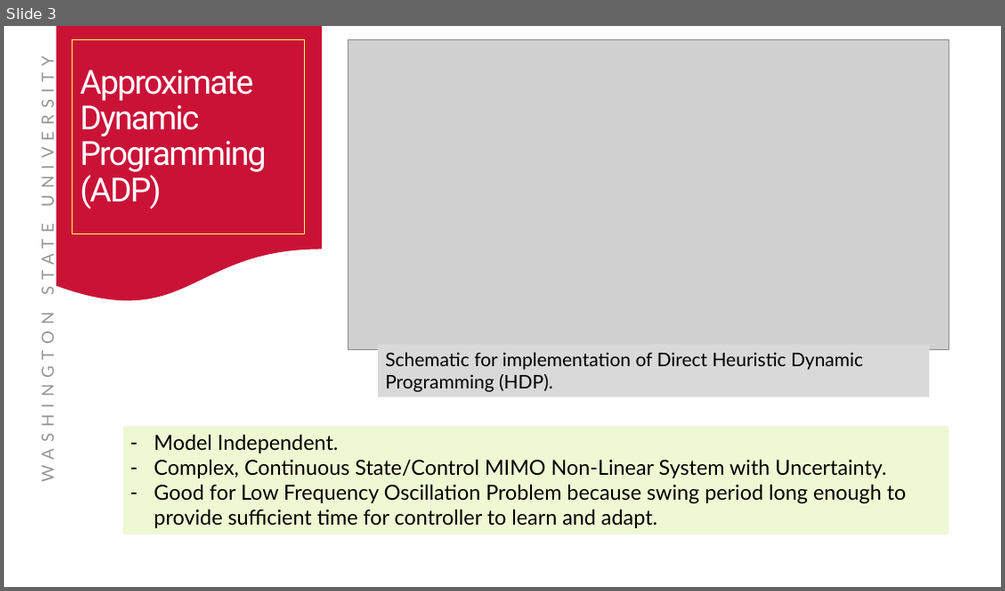
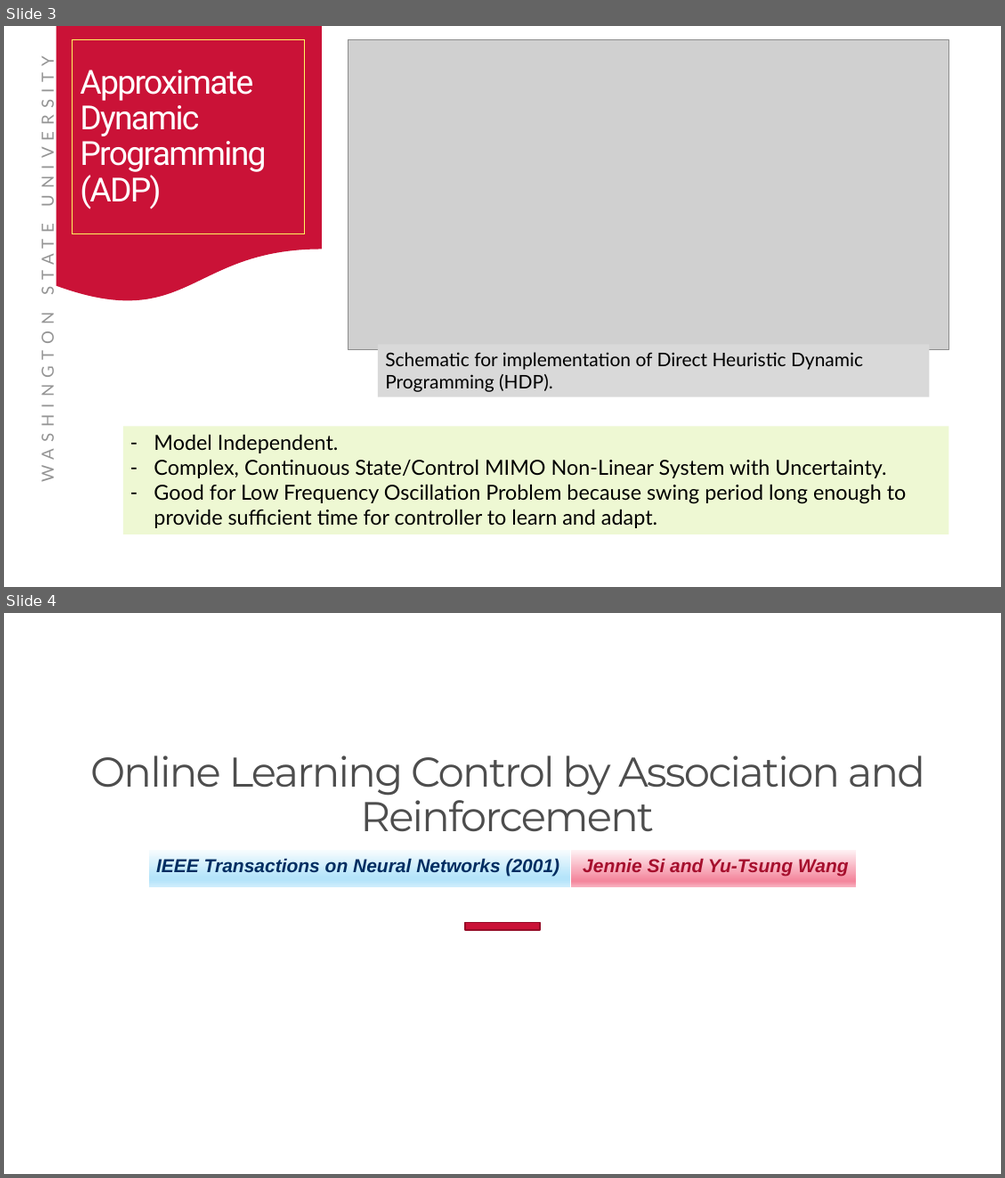
Before and after one commit to Realife-Brahmin/structured_courses, a slide deck: ee523/evaluation/p/ee523_project_presentation_aryan_ritwajeet_jha.pptx. Shown one above the other, each under a label of ours: slide 3 before the commit, slides 3 and 4 after it. The pictures are 1005x591 and 1005x1178 pixels, drawn with LibreOffice and Linux fonts; fonts in the diff are those of the drawing; grey boxes stand for pictures; background and template pictures are left out. Boxes give left, top, right and bottom in pixels: in the first picture for what was removed or moved away, otherwise in the second. Text is boxed around its words. In the diff, an @@ line names an element or a change of style, - is before the commit and + after.

```diff
--- a/ee523/evaluation/p/ee523_project_presentation_aryan_ritwajeet_jha.pptx
+++ b/ee523/evaluation/p/ee523_project_presentation_aryan_ritwajeet_jha.pptx
@@ slide 4 added at bbox=[4, 613, 1001, 1174], background #FFFFFF @@
@@ title added at bbox=[90, 755, 925, 831], 40 pt, text #4D4D4D @@
+Online Learning Control by Association and Reinforcement
@@ rectangle added at bbox=[149, 850, 571, 887], fill gradient #F7FCFE to #B5E4FB to #CEEDFC, 18 pt, text #002D61, bold, italic @@
+IEEE Transactions on Neural Networks (2001)
@@ rectangle added at bbox=[571, 850, 857, 887], fill gradient #FEF2F4 to #F4879D to #F8AFBE, 18 pt, text #A60F2D, bold, italic @@
+Jennie Si and Yu-Tsung Wang
@@ rectangle added at bbox=[465, 923, 540, 930], fill #CA1237, outline #950D29 1.35 pt @@
@@ rectangle added at bbox=[469, 1118, 535, 1174], fill #FFFFFF @@
```
Also in this commit, not shown: 1 slide changed, 1 other file.
